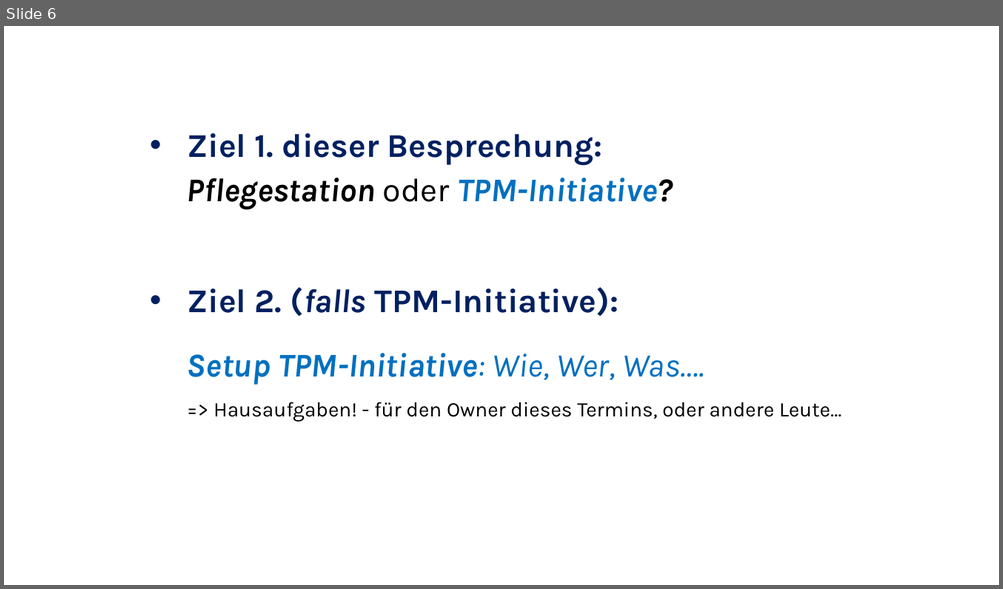
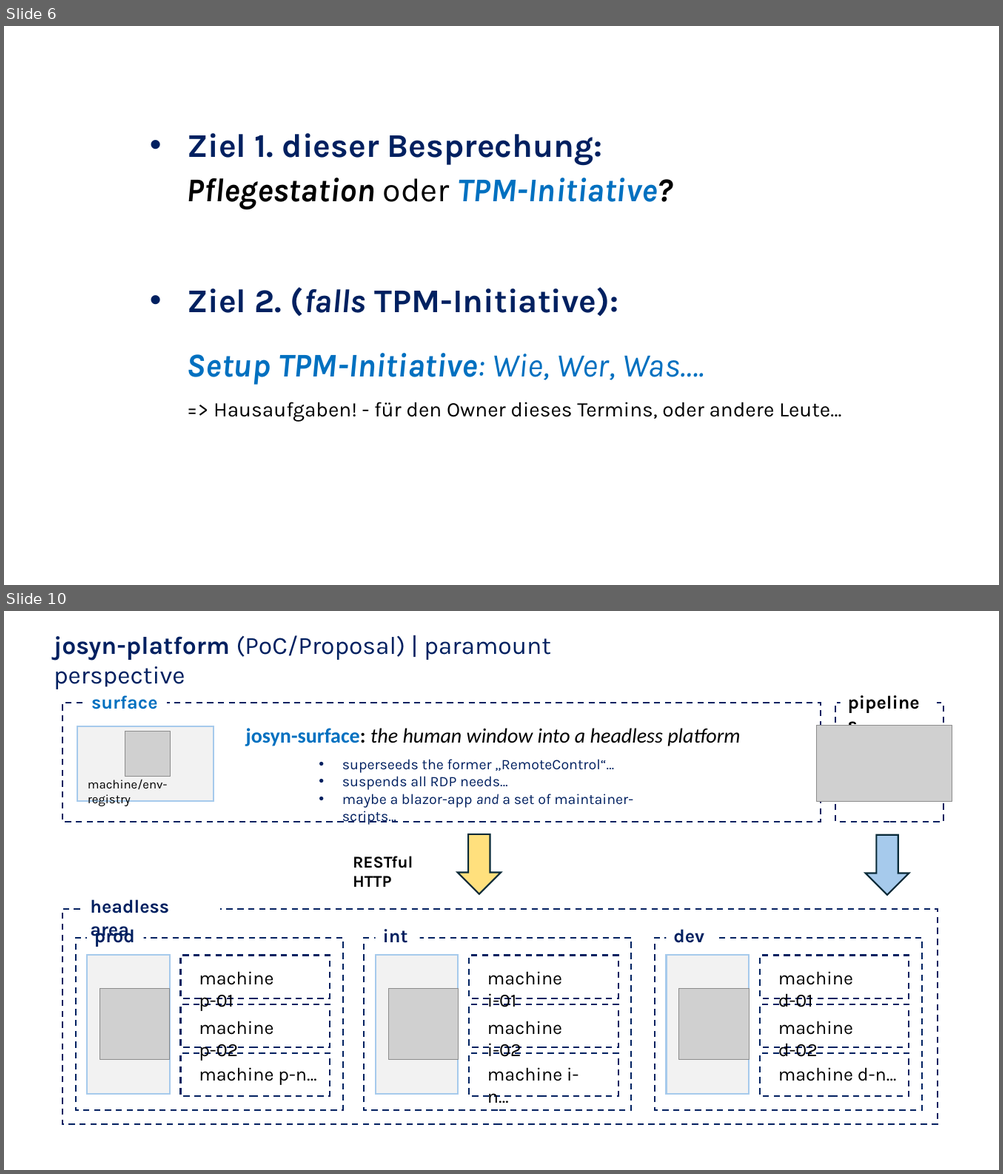
Before and after one commit to ckluth/josyn-platform, a slide deck: josyn-intro.pptx. Shown one above the other, each under a label of ours: slide 6 before the commit, slides 6 and 10 after it; the slides between them are not shown. The pictures are 1003x589 and 1003x1174 pixels, drawn with LibreOffice and Linux fonts; fonts in the diff are those of the drawing; grey boxes stand for pictures. Boxes give left, top, right and bottom in pixels: in the first picture for what was removed or moved away, otherwise in the second. Text is boxed around its words. In the diff, an @@ line names an element or a change of style, - is before the commit and + after.

```diff
--- a/josyn-intro.pptx
+++ b/josyn-intro.pptx
@@ slide 10 added at [4, 611, 999, 1170], background #FFFFFF @@
@@ text added at [54, 635, 551, 689], 24 pt, text #002060 @@
+josyn-platform (PoC/Proposal) | paramount perspective
@@ text added at [91, 695, 158, 709], 18 pt, text #0070C0, bold @@
+surface
@@ text added at [840, 686, 936, 716], 18 pt, text #000000, bold @@
+pipelines
@@ rectangle added at [62, 703, 821, 822], outline #002060 1.5 pt dashed @@
@@ rectangle added at [836, 703, 943, 822], outline #002060 1.5 pt dashed @@
@@ rectangle added at [77, 726, 213, 802], fill #F2F2F2, outline #A6CAEC 1.5 pt @@
@@ picture added at [125, 731, 170, 777] @@
@@ text added at [246, 728, 740, 746], 20 pt, text #000000, italic @@
+josyn-surface: the human window into a headless platform
@@ picture added at [817, 725, 952, 801] @@
@@ text added at [342, 759, 633, 808], 14 pt, text #002060 @@
+• superseeds the former „RemoteControl“…
+• suspends all RDP needs…
+• maybe a blazor-app and a set of maintainer-scripts…
@@ text added at [88, 779, 168, 806], 12 pt, text #000000 @@
+machine/env-registry
@@ down arrow added at [458, 834, 501, 894], fill #FFE07D, outline #092A39 1.5 pt @@
@@ down arrow added at [866, 834, 909, 894], fill #A6CAEC, outline #092A39 1.5 pt @@
@@ text added at [353, 856, 412, 887], 16 pt, text #000000, bold @@
+RESTful HTTP
@@ rectangle added at [62, 908, 937, 1125], outline #002060 1.5 pt dashed @@
@@ text added at [90, 900, 169, 940], 18 pt, text #002060, bold @@
+headless area
@@ group added at [76, 926, 343, 1111]: 5 rectangles, 4 texts, 1 picture @@
+prod
+machine p-01
+machine p-02
+machine p-n…
@@ group added at [364, 929, 631, 1111]: 5 rectangles, 4 texts, 1 picture @@
+int
+machine i-01
+machine i-02
+machine i-n…
@@ group added at [654, 929, 922, 1111]: 5 rectangles, 4 texts, 1 picture @@
+dev
+machine d-01
+machine d-02
+machine d-n…
```
Also in this commit, not shown: 3 slides changed.
